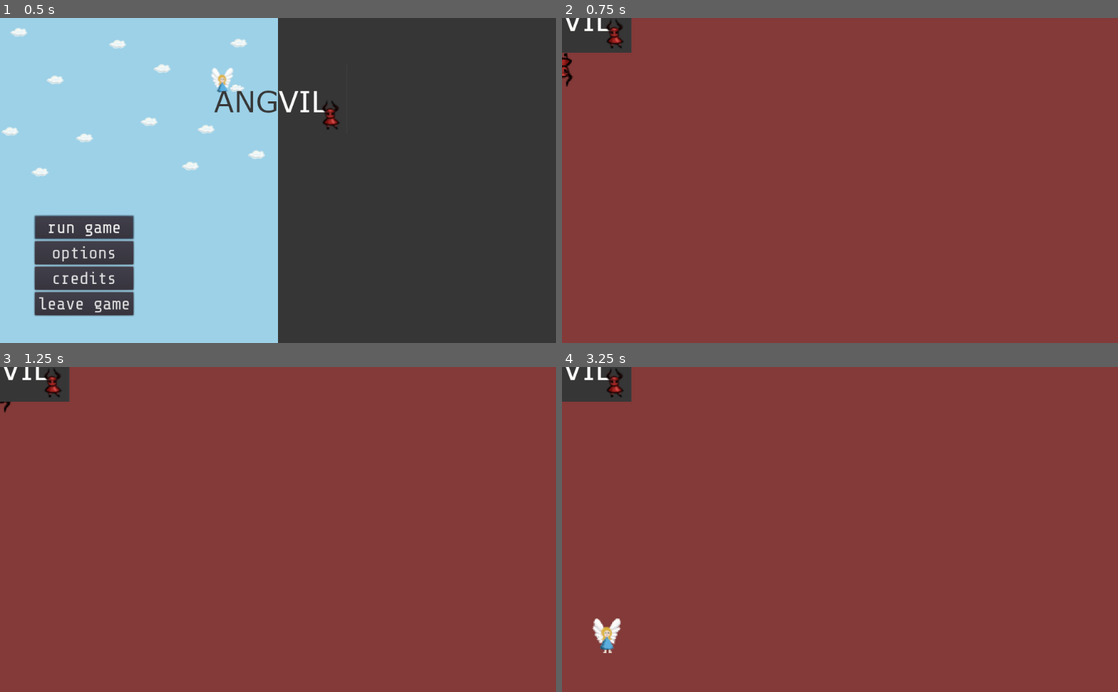
Above: before the commit, frames 1-4 (two rows, left to right).
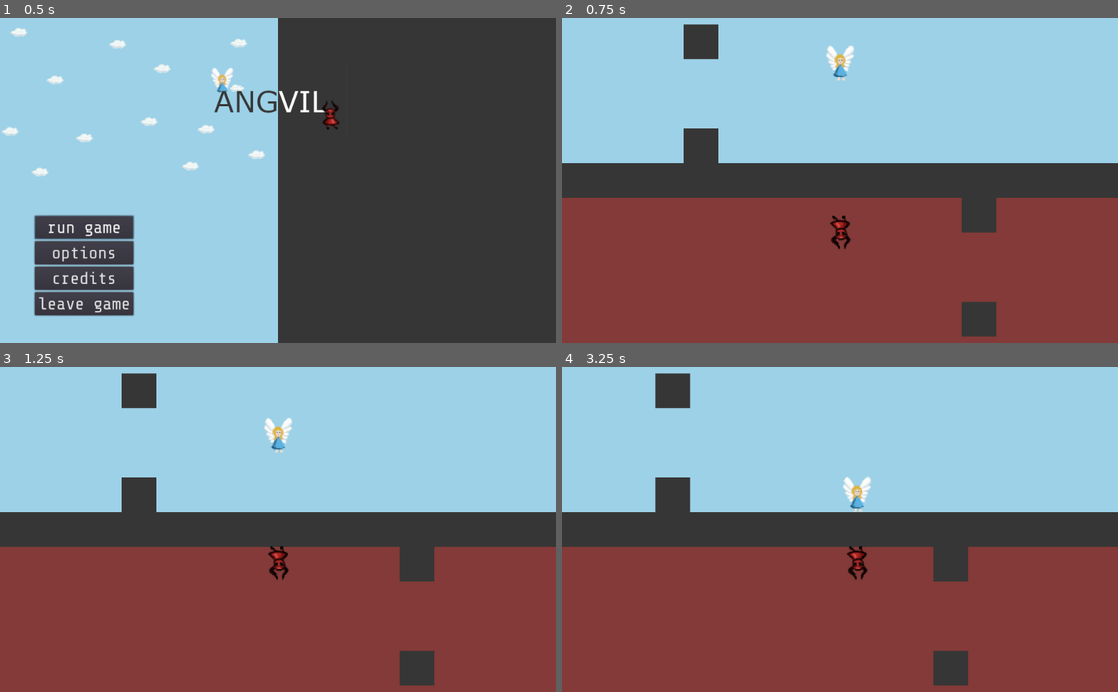
Above: after the commit, the same moments.

Repository: ang-vil/angvil
Game: Godot game, scene res://scenes/menu.tscn
Two runs of this game, one before a commit and one after it. Both use one fixed random seed, a clock stepped at 60 frames per second and the inputs below.
Inputs:
- Up to frame 1 (0.5 s): no input
- Up to frame 2 (0.75 s): click "run game" at 0.5 s
- Up to frame 3 (1.25 s): no input
- Up to frame 4 (3.25 s): tap Enter at 1.25 s; hold Right (key_right) 1.28-2.03 s; hold Left (key_left) 2.03-2.78 s; hold Right (key_right) from 2.78 s (still down)

Frame 1 is identical in both runs. In frame 2, 57% of the frame differs, in the area x 0-100%, y 0-99%; in frame 3, 57%; in frame 4, 57%.

Commit message:
Replace first level scene

Diff:
--- a/scripts/menu.gd
+++ b/scripts/menu.gd
@@ -26,7 +26,7 @@
 
 
 func _on_StartButton_pressed():
-	var active_scene = get_tree().change_scene("res://scenes/level.tscn")
+	var active_scene = get_tree().change_scene("res://scenes/w1-1.tscn")
 
 
 func _on_OptionsButton_pressed():
